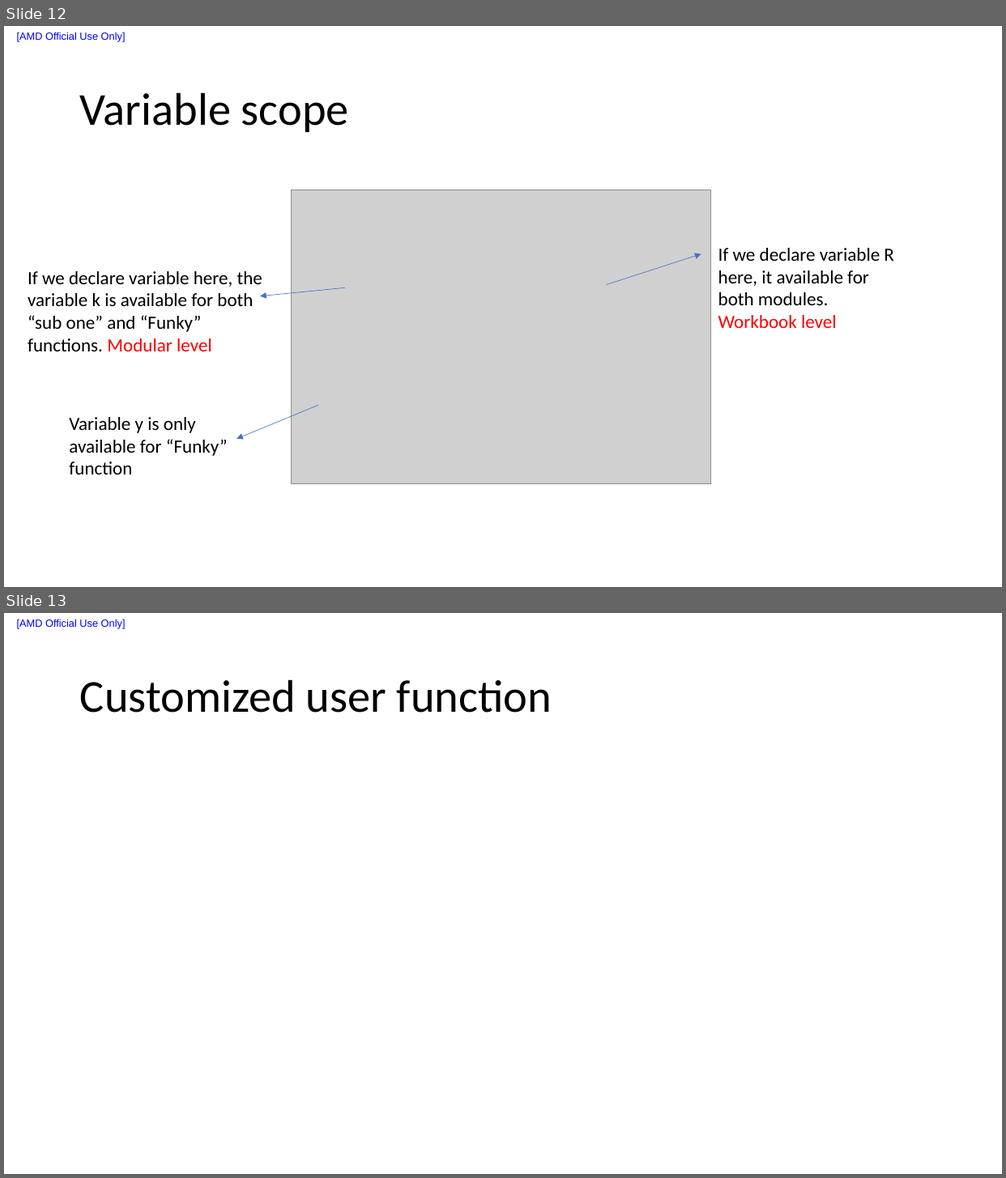
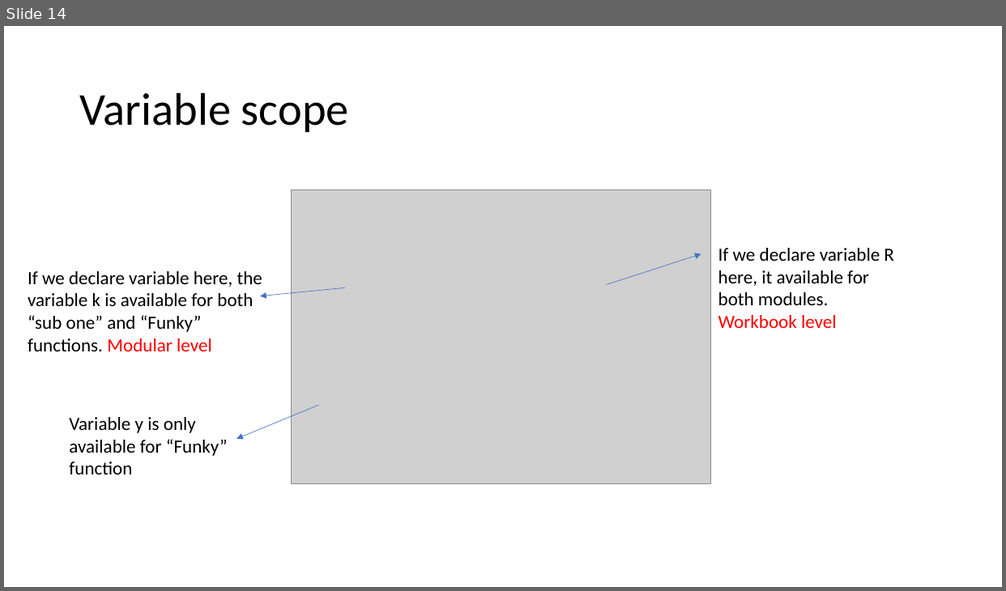
Before and after one commit to liuxu-github-ui/Excel, a slide deck: VBA.pptx. Shown one above the other, each under a label of ours: slides 12 and 13 before the commit, slide 14 after it. The pictures are 1006x1178 and 1006x591 pixels, drawn with LibreOffice and Linux fonts; fonts in the diff are those of the drawing; grey boxes stand for pictures. Boxes give left, top, right and bottom in pixels: in the first picture for what was removed or moved away, otherwise in the second. Text is boxed around its words. In the diff, an @@ line names an element or a change of style, - is before the commit and + after.

```diff
--- a/VBA.pptx
+++ b/VBA.pptx
@@ slide 13 removed at (4, 613, 1002, 1174), background #FFFFFF; not listed: 1 template element that a slide beside it also shows @@
@@ title removed at (80, 679, 552, 713) @@
-Customized user function
@@ what was slide 12 is now slide 14 @@
@@ slide 14 changed as well @@
@@ text removed at (17, 32, 126, 42) @@
-[AMD Official Use Only]
```
Also in this commit, not shown: 11 other slides changed, 5 slides added, 37 other files.
